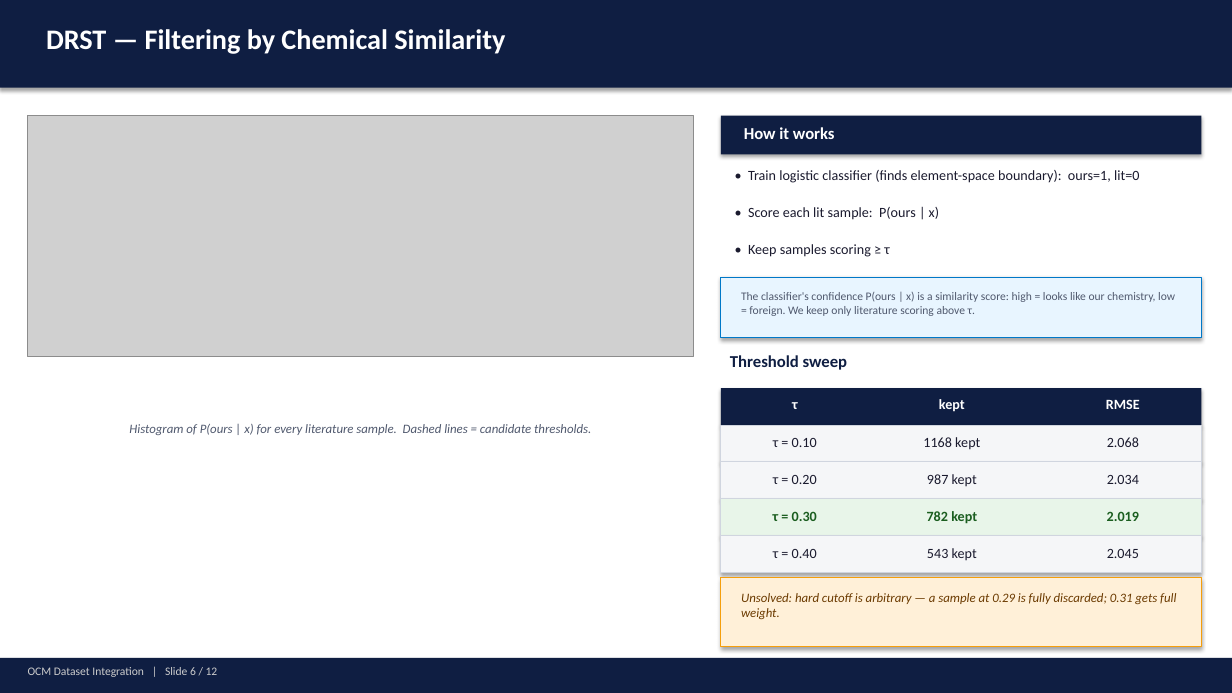
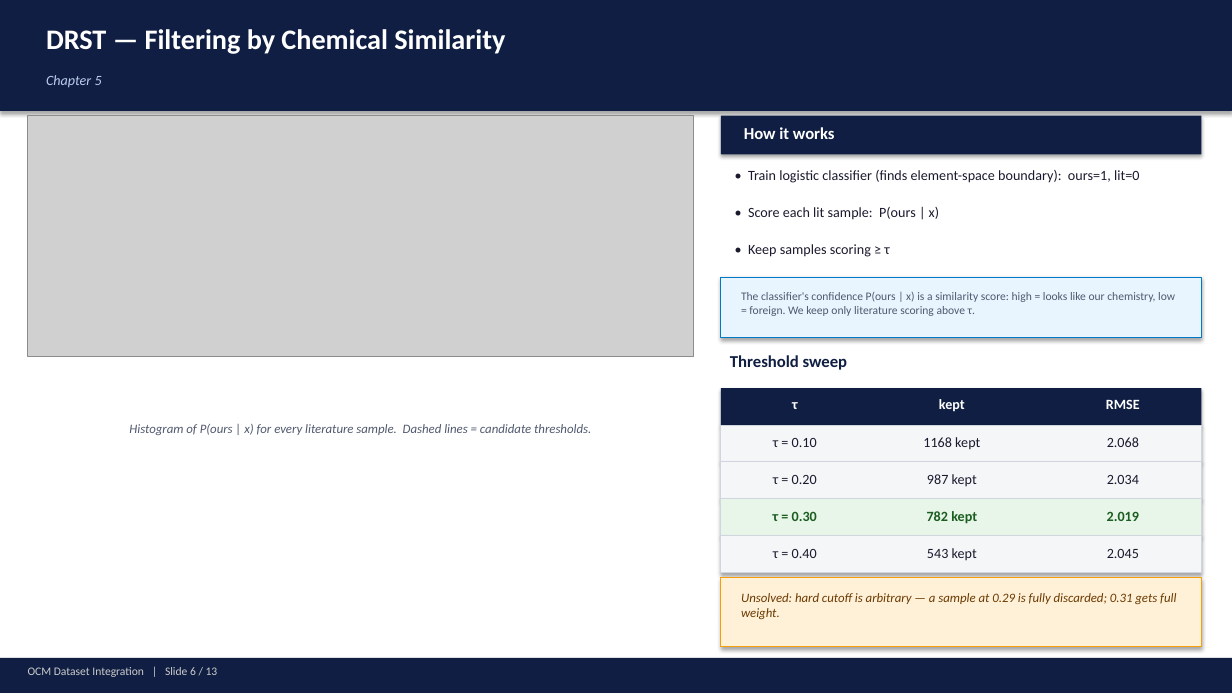
Before and after one commit to ParthN9i4/OCM-Dataset-JAIST, a slide deck: slide 6 of ocm_presentation.pptx. Drawn at 1232x693 pixels with LibreOffice and Linux fonts; fonts in the diff are those of the drawing; grey boxes stand for pictures. Boxes give left, top, right and bottom in pixels: in the first picture for what was removed or moved away, otherwise in the second. Text is boxed around its words. In the diff, an @@ line names an element or a change of style, - is before the commit and + after.

```diff
--- a/ocm_presentation.pptx
+++ b/ocm_presentation.pptx
@@ rectangle: place and size @@
-rectangle at bbox=[0, 0, 1232, 88]
+rectangle at bbox=[0, 0, 1232, 111]
@@ text added at bbox=[46, 75, 102, 88], 11 pt, text #BBCCEE, italic @@
+Chapter 5
```
Also in this commit, not shown: 11 other slides changed, 1 slide added, 3 other files.
